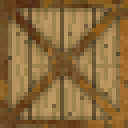
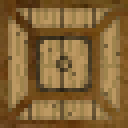
Layers edited between the first and the second w=128, h=128 image:
renamed "BoxOverlay" to "Access", showed it, opacity 100% → 62%, moved it above "Overlay2", painted on it over [0, 0, 128, 128]
painted on "Overlay2" over [0, 0, 128, 128]
painted on "Shadow" over [0, 0, 128, 128]
